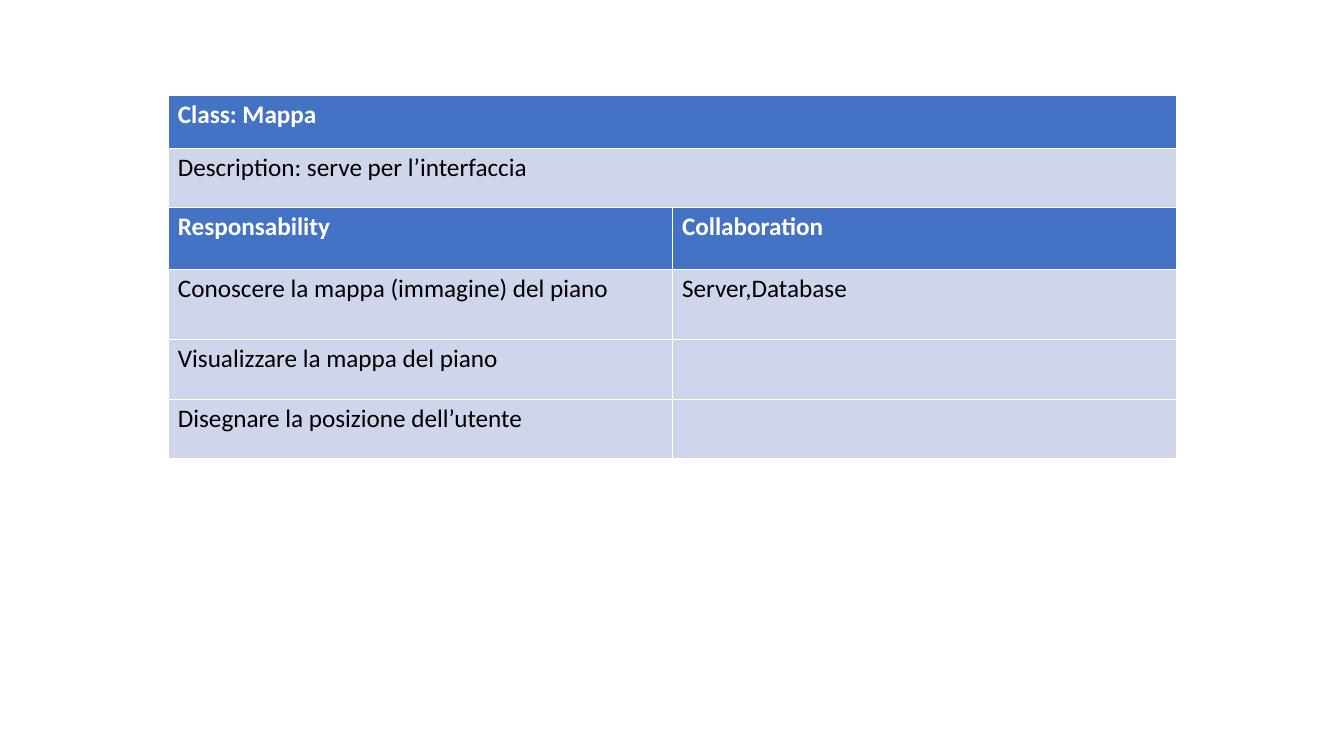
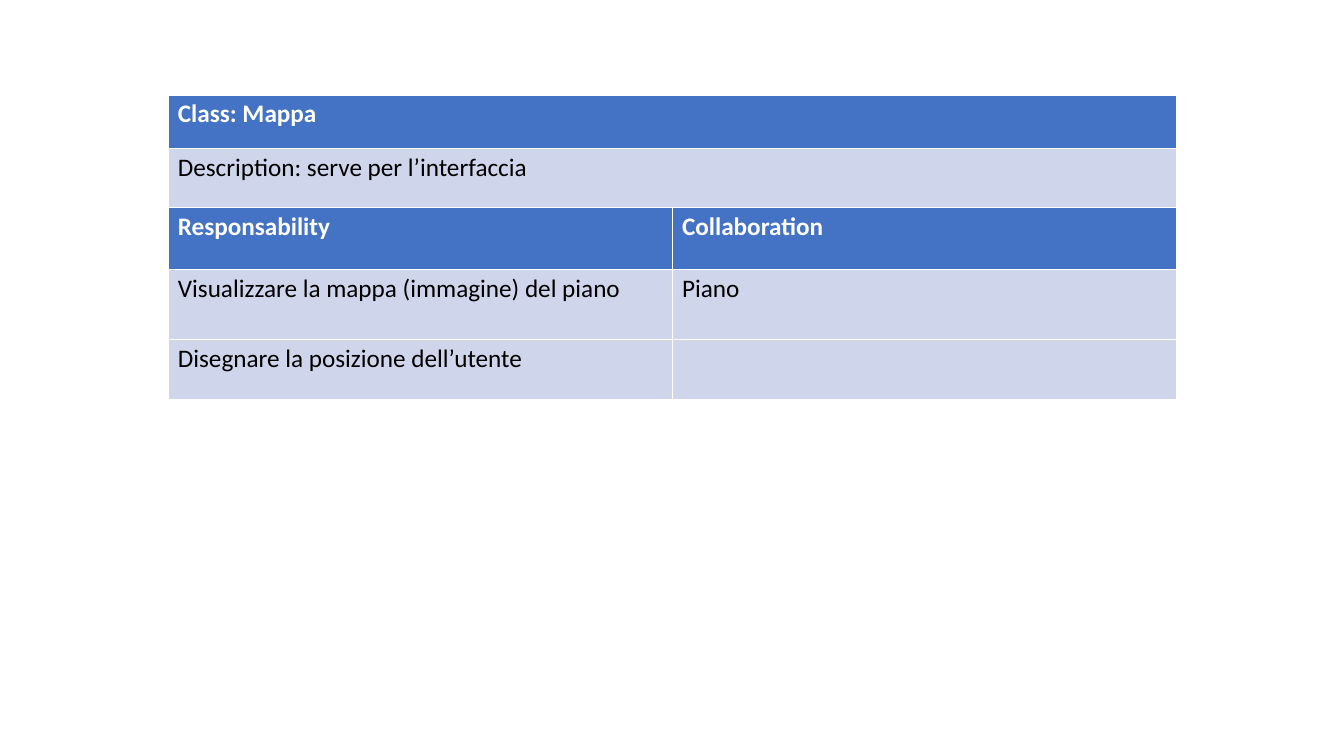
Before and after one commit to ecorradini/ProgettoIDS, a slide deck: slide 10 of AnalisiRequisiti/CRC/UT2/CRC_UT2.ppt. Drawn at 1344x756 pixels with LibreOffice and Linux fonts; fonts in the diff are those of the drawing. Boxes give left, top, right and bottom in pixels: in the first picture for what was removed or moved away, otherwise in the second. Text is boxed around its words. In the diff, an @@ line names an element or a change of style, - is before the commit and + after.

```diff
--- a/AnalisiRequisiti/CRC/UT2/CRC_UT2.ppt
+++ b/AnalisiRequisiti/CRC/UT2/CRC_UT2.ppt
@@ table at [168,207,1176,398] @@
-row 2: Conoscere la mappa (immagine) del piano | Server,Database
-row 3: Visualizzare la mappa del piano | 
+row 2: Visualizzare la mappa (immagine) del piano | Piano
```
Also in this commit, not shown: 10 other slides changed.
